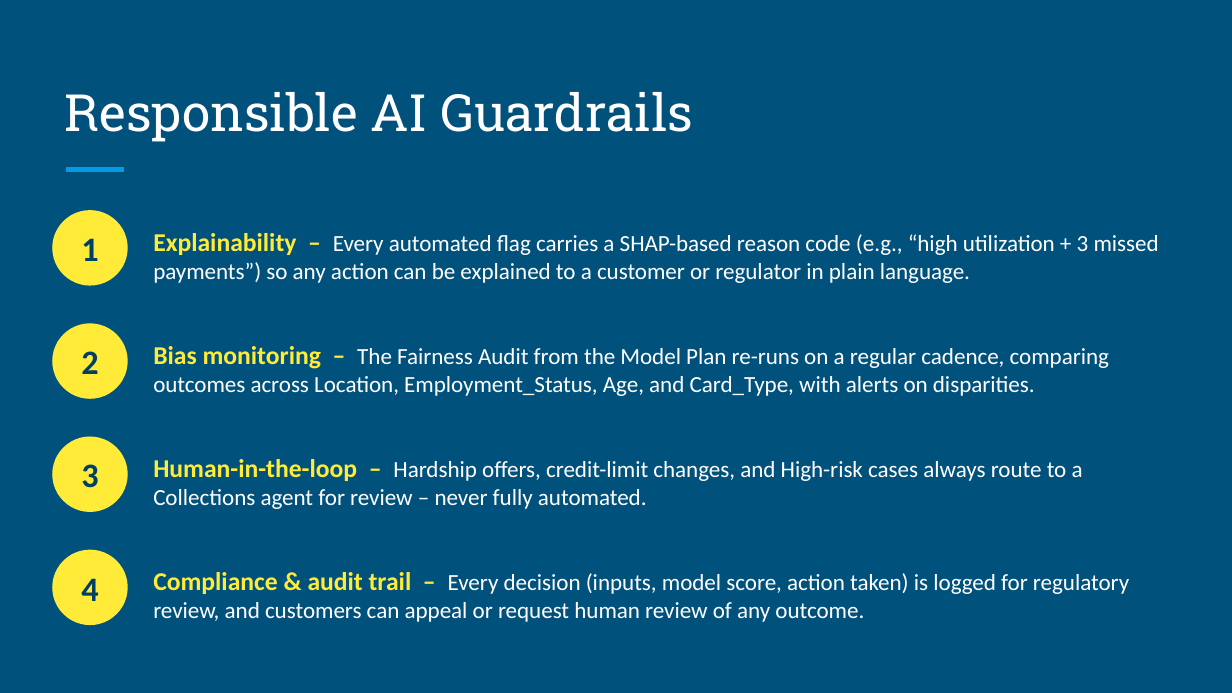
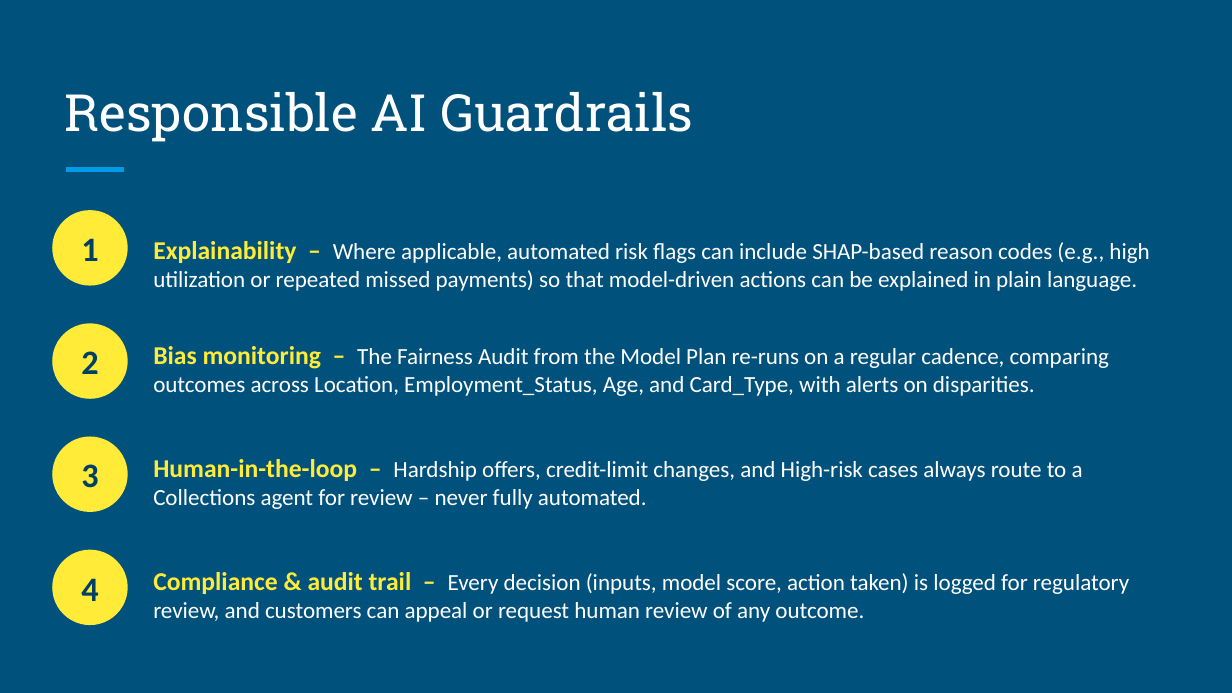
Before and after one commit to Katch-me/GenAI-powered-Data-Analytics-, a slide deck: slide 5 of Geldium_AI_Collections_Strategy.pptx. Drawn at 1232x693 pixels with LibreOffice and Linux fonts; fonts in the diff are those of the drawing. Boxes give left, top, right and bottom in pixels: in the first picture for what was removed or moved away, otherwise in the second. Text is boxed around its words. In the diff, an @@ line names an element or a change of style, - is before the commit and + after.

```diff
--- a/Geldium_AI_Collections_Strategy.pptx
+++ b/Geldium_AI_Collections_Strategy.pptx
@@ text at bbox=[153, 241, 1149, 291]: text changed @@
-Explainability – Every automated flag carries a SHAP-based reason code (e.g., “high utilization + 3 missed payments”) so any action can be explained to a customer or regulator in plain language.
+Explainability – Where applicable, automated risk flags can include SHAP-based reason codes (e.g., high utilization or repeated missed payments) so that model-driven actions can be explained in plain language.
```
Also in this commit, not shown: 5 other slides changed, 4 other files.
